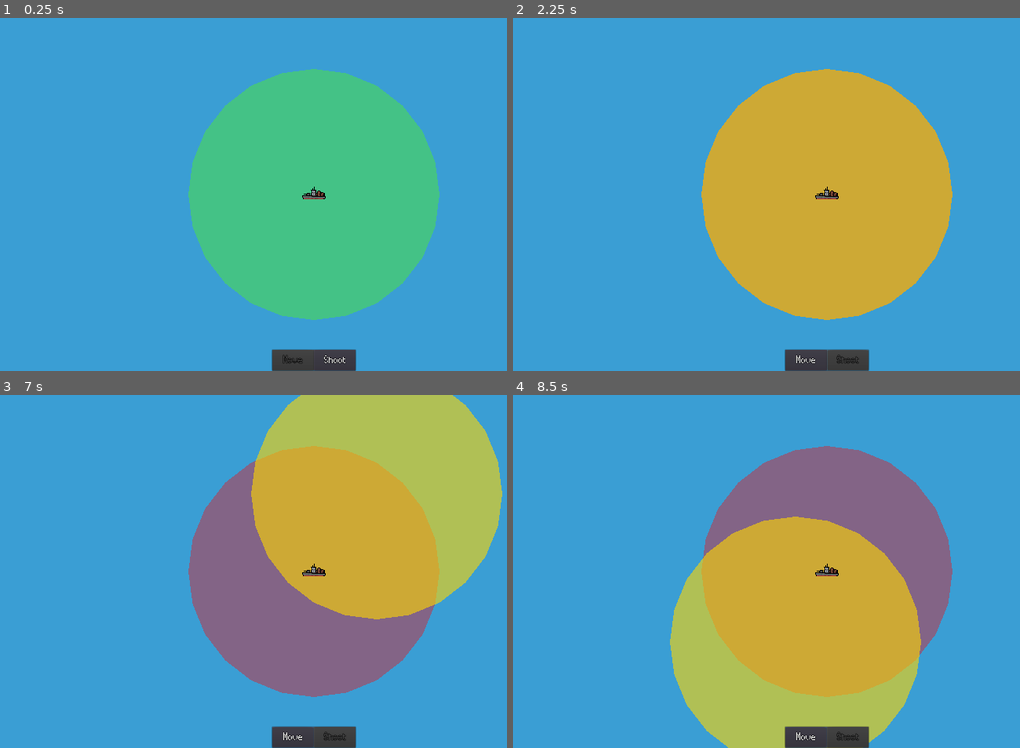
Above: before the commit, frames 1-4 (two rows, left to right).
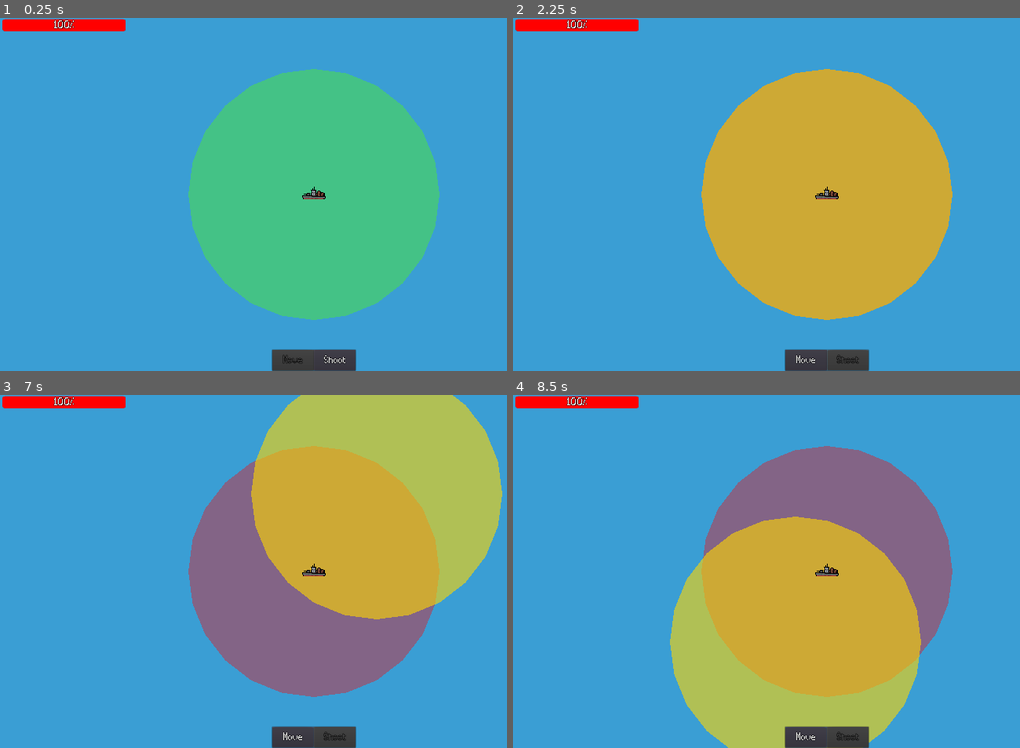
Above: after the commit, the same moments.

Repository: YoAMIOT/Boattle
Game: Godot game, scene res://scenes/entities/Boat.tscn
The game is run twice, just before and just after one commit, with the same random seed, the same clock (stepped at 60 frames per second) and the same inputs. This scene is started directly instead of the project's main scene. The engine's default icon, where the game draws it, is replaced by a stand-in: a white triangle on a blue panel in a dark square.
Inputs (mouse positions are in pixels of both pictures, inside the frame that each line leads up to):
- Up to frame 1 (0.25 s): no input
- Up to frame 2 (2.25 s): click "Shoot" at 0.5 s; click "Move" at 1.25 s; click "Shoot" at 2 s
- Up to frame 3 (7 s): click "Move" at 2.75 s; click "Shoot" at 3.5 s; click "Move" at 4.25 s; tap Enter at 5, 6.5 s; move the mouse to (451, 553) at 5.02 s; tap 1 (1) at 5.1, 6.05, 6.6 s; tap 2 (2) at 5.3, 5.85, 6.8 s; tap Space at 5.75 s; move the mouse to (187, 589) at 5.77 s; move the mouse to (375, 493) at 6.52 s
- Up to frame 4 (8.5 s): tap Space at 7.25 s; move the mouse to (796, 642) at 7.27 s; tap 2 (2) at 7.35, 8.3 s; tap 1 (1) at 7.55 s; tap Enter at 8 s; move the mouse to (1014, 624) at 8.02 s; click (1014, 624) at 8.1 s

The runs differ from the first frame. In frame 1, 0.9% of the frame differs, in the area x 0-25%, y 0-4%; in frame 2, 0.9%; in frame 3, 0.9%; in frame 4, 0.9%.

Commit message:
added a health bar for client

Diff:
--- a/Boattle/scenes/entities/Boat.tscn
+++ b/Boattle/scenes/entities/Boat.tscn
@@ -53,7 +53,6 @@
 position = Vector2( 0, -4.76837e-07 )
 scale = Vector2( 3.5, 3.29687 )
 frames = SubResource( 2 )
-frame = 5
 playing = true
 offset = Vector2( 0, -9 )
 
@@ -132,5 +131,18 @@
 "_edit_use_anchors_": false
 }
 
+[node name="HealthBar" type="ProgressBar" parent="UI/GameUI"]
+anchor_left = 0.004
+anchor_top = 0.007
+anchor_right = 0.2
+anchor_bottom = 0.041
+margin_left = 0.32
+margin_top = 0.411999
+margin_bottom = -0.444008
+theme = ExtResource( 4 )
+max_value = 200.0
+step = 1.0
+value = 200.0
+
 [connection signal="toggled" from="UI/GameUI/MoveButton" to="." method="_on_MoveButton_toggled"]
 [connection signal="toggled" from="UI/GameUI/ShootButton" to="." method="_on_ShootButton_toggled"]
--- a/Boattle/scripts/Main.gd
+++ b/Boattle/scripts/Main.gd
@@ -45,7 +45,10 @@
 	if playerName == DataManager.datas["playerName"]:
 		instance.color = Color(0, 1, 0, 0.6);
 	for t in targets:
-		if get_node("Players").has_node(str(t)):
-			get_node("Players/" + str(t)).setHealth(targets[t]);
+		if t == get_tree().get_network_unique_id():
+			get_node("Boat").setHealth(targets[t]);
+		else:
+			if get_node("Players").has_node(str(t)):
+				get_node("Players/" + str(t)).setHealth(targets[t]);
 	yield(get_tree().create_timer(2), "timeout");
 	instance.queue_free();
--- a/Boattle/scripts/entities/Boat.gd
+++ b/Boattle/scripts/entities/Boat.gd
@@ -107,10 +107,12 @@
 	get_node("Pointer/ShootPointerStatic").scale = Vector2(minShootRadius, minShootRadius);
 
 func setMaxHealth(newMaxHealth : int) -> void:
-	maxHealth = newMaxHealth;
+	maxHealth = newMaxHealth
+	get_node("UI/GameUI/HealthBar").max_value = maxHealth;
 
 func setHealth(newHealth : int) -> void:
 	health = newHealth;
+	get_node("UI/GameUI/HealthBar").value = health;
 
 
 
